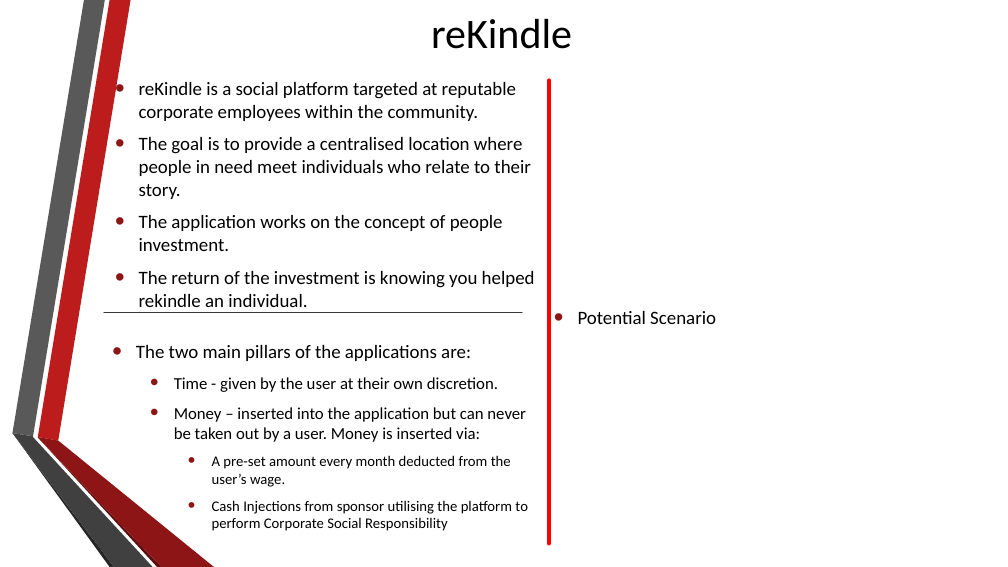
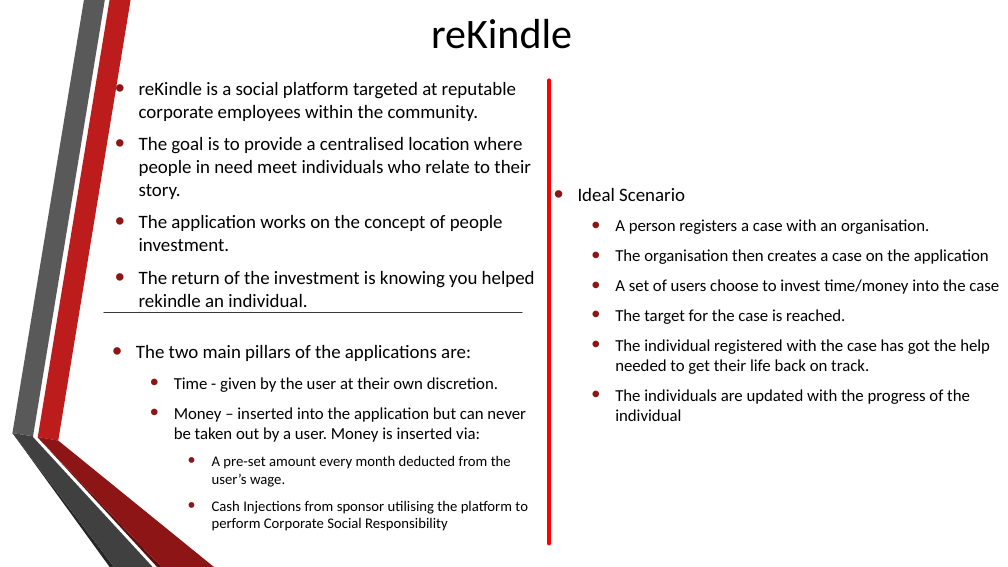
Before and after one commit to jamvel/Vodafone-Hackathon, a slide deck: slide 2 of ideas/JudgePresentation.pptx. Drawn at 1008x567 pixels with LibreOffice and Linux fonts; fonts in the diff are those of the drawing; background and template pictures are left out. Boxes give left, top, right and bottom in pixels: in the first picture for what was removed or moved away, otherwise in the second. Text is boxed around its words. In the diff, an @@ line names an element or a change of style, - is before the commit and + after.

Commit message:
Finished the presentation strucutre. (To be reviewed)

```diff
--- a/ideas/JudgePresentation.pptx
+++ b/ideas/JudgePresentation.pptx
@@ text at bbox=[578, 188, 999, 421]: text changed; size 18 to 16 pt @@
-• Potential Scenario
+• Ideal Scenario
+  • A person registers a case with an organisation.
+  • The organisation then creates a case on the application
+  • A set of users choose to invest time/money into the case
+  • The target for the case is reached.
+  • The individual registered with the case has got the help needed to get their life back on track.
+  • The individuals are updated with the progress of the individual
```
